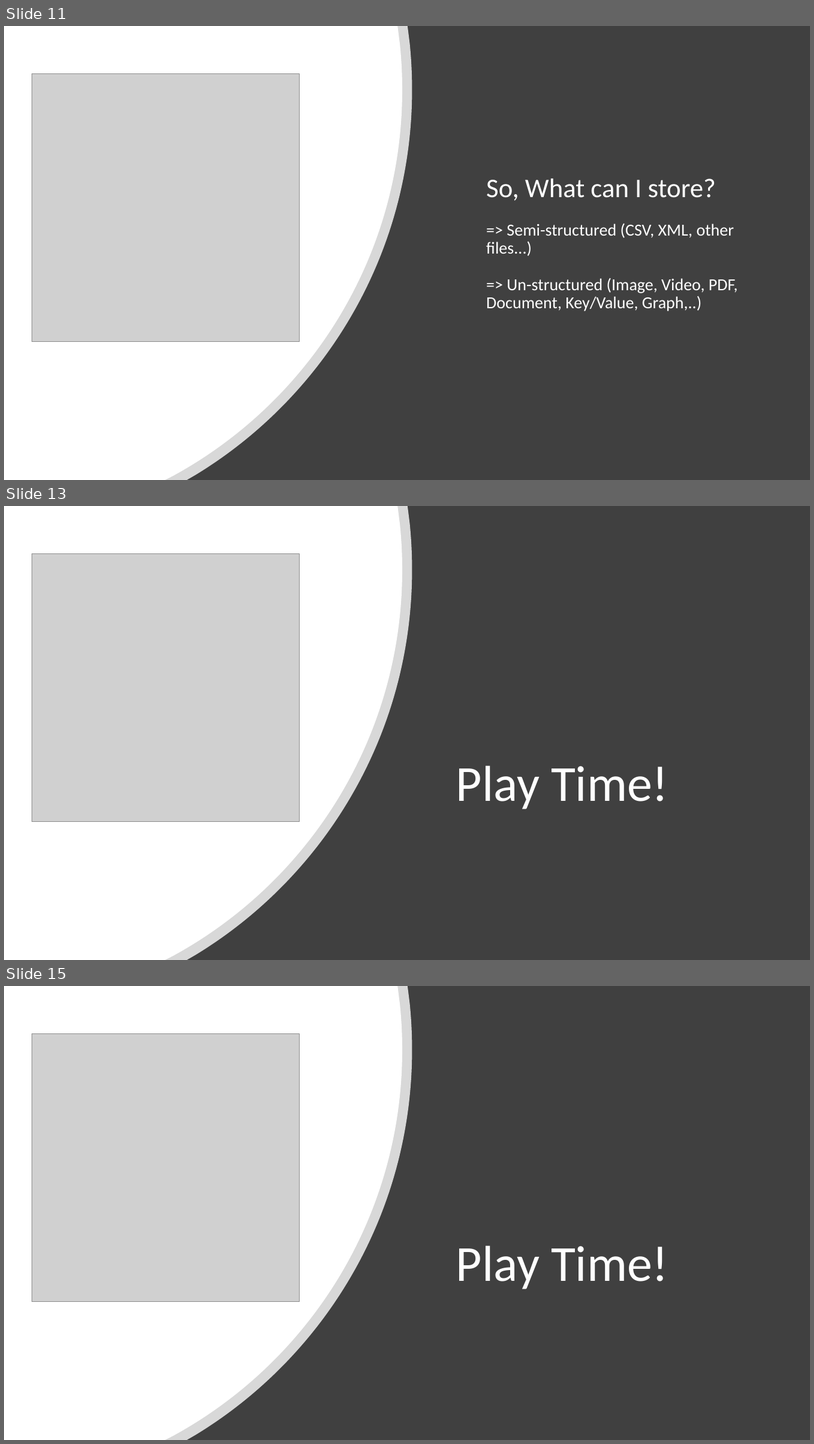
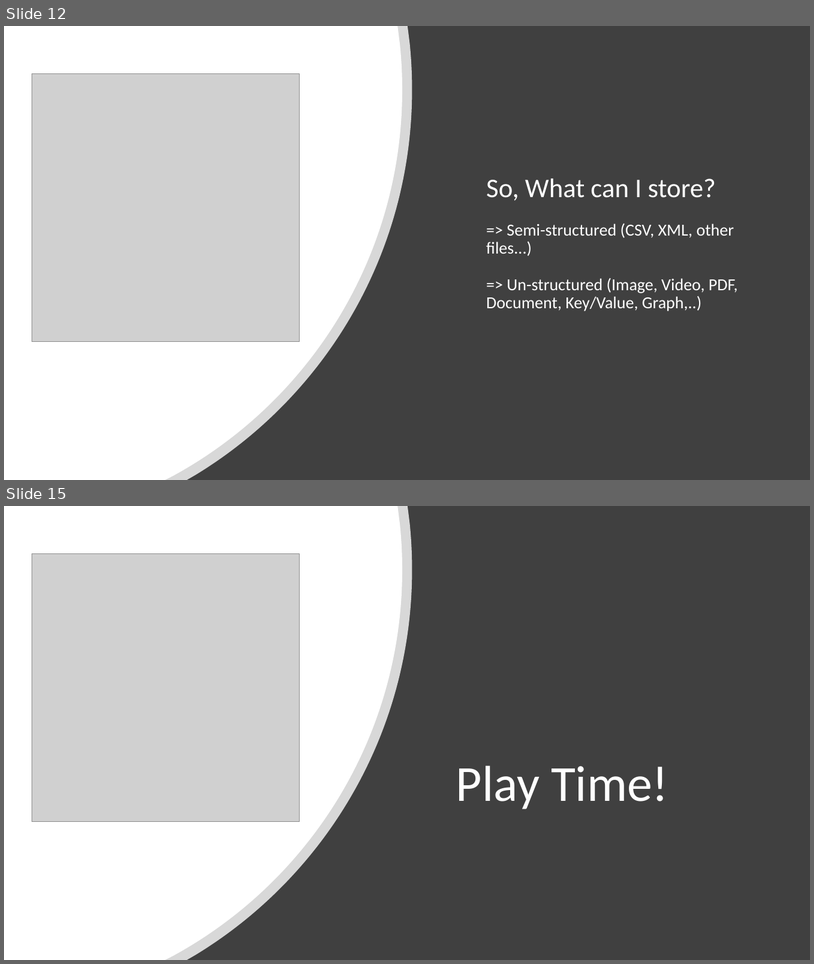
Before and after one commit to dinesarun/azurevidyapeeth, a slide deck: Feb26-AzureDataLake/AzureDataLake+Hadoop3.0.pptx. Shown one above the other, each under a label of ours: slides 11, 13 and 15 before the commit, slides 12 and 15 after it; the slides between them are not shown. The pictures are 814x1444 and 814x964 pixels, drawn with LibreOffice and Linux fonts; fonts in the diff are those of the drawing; grey boxes stand for pictures. Boxes give left, top, right and bottom in pixels: in the first picture for what was removed or moved away, otherwise in the second. Text is boxed around its words. In the diff, an @@ line names an element or a change of style, - is before the commit and + after.

```diff
--- a/Feb26-AzureDataLake/AzureDataLake+Hadoop3.0.pptx
+++ b/Feb26-AzureDataLake/AzureDataLake+Hadoop3.0.pptx
@@ slide 13 removed at bbox=[4, 506, 810, 960], background #FFFFFF @@
@@ rectangle removed at bbox=[4, 506, 810, 960] @@
@@ freeform shape removed at bbox=[4, 506, 413, 960] @@
@@ freeform shape removed at bbox=[4, 506, 402, 960] @@
@@ picture removed at bbox=[32, 554, 300, 822] @@
@@ text removed at bbox=[456, 765, 669, 809] @@
-Play Time!
@@ what was slide 11 is now slide 12 @@
```
Also in this commit, not shown: 7 slides changed, 1 slide added.
